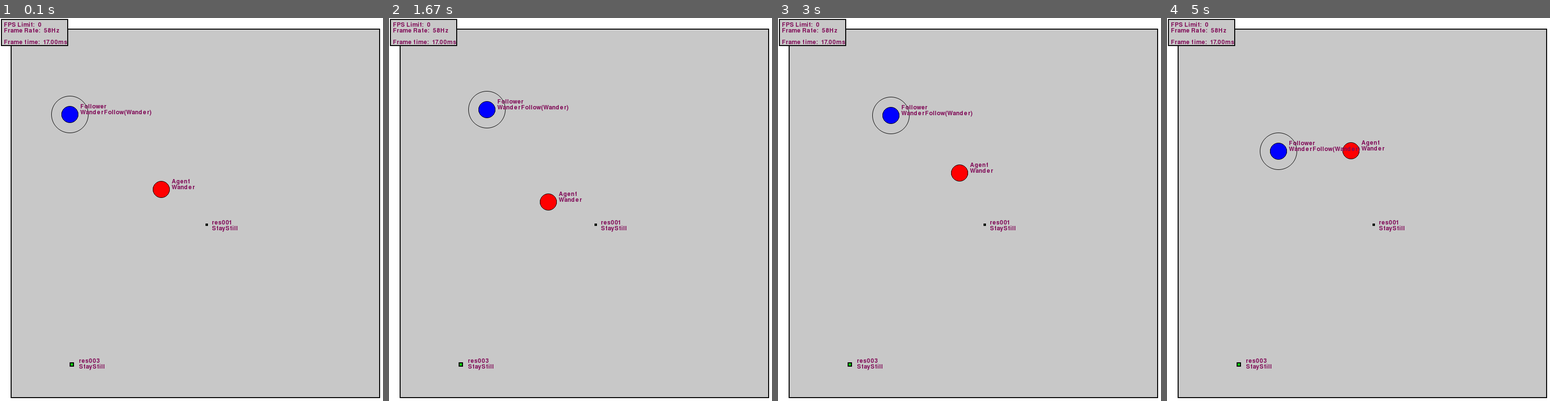
Above: before the commit, frames 1-4 (left to right).
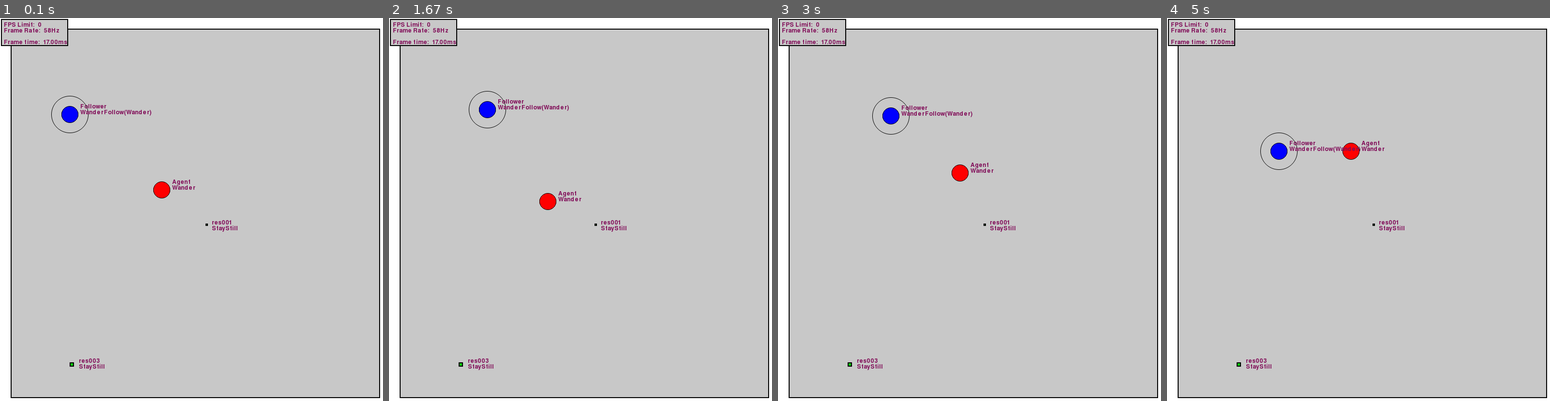
Above: after the commit, the same moments.

Repository: raphaelpaiva/py_creatures
Game: pygame game, started from main.py
Two runs of this game, one before a commit and one after it. Both use one fixed random seed, a clock stepped at 60 frames per second and the inputs below.
Inputs:
- Up to frame 1 (0.1 s): no input
- Up to frame 2 (1.67 s): no input
- Up to frame 3 (3 s): no input
- Up to frame 4 (5 s): no input

The runs differ from the first frame. In frame 1, 0.1% of the frame differs, in the area x 39-52%, y 42-48%; in frame 2, 0.4%, in the area x 20-51%, y 19-51%; in frame 3, 0.3%; in frame 4, 0.4%.

Commit message:
Rendering should be the last system to run

Diff:
--- a/main.py
+++ b/main.py
@@ -23,9 +23,9 @@
   try:
     frame = Loader(filename).load()
     world: World = frame.world
-    world.add_system(RenderSystem(world))
     world.add_system(BehaviorSystem())
     world.add_system(MovementSystem(world))
+    world.add_system(RenderSystem(world))
 
     if benchmark:
       benchmark_loop(world)
